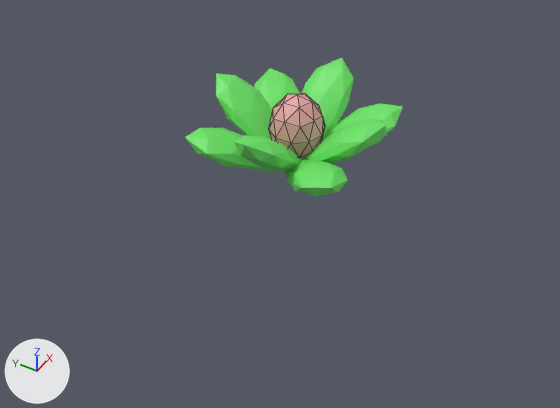
What one commit did to the Blender file static/assets/edit/garden-zeroed.blend.
Rendered twice from a 50 mm lens placed at (-9.24, -5.13, 7.56), pointed at (-0.63, -0.05, -0.39). The axes (+X, +Y, +Z) are drawn at lower left. The lights are the same throughout. Mesh edges are drawn as thin lines on the coarser meshes.

The first picture shows 'fruit_core', 'fruit_leaves'.
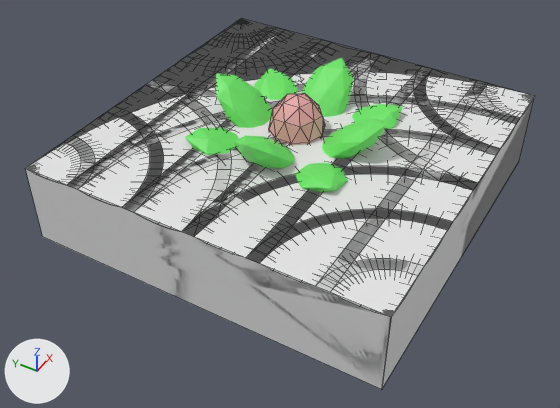
Pixel boxes (x1, y1, x2, y2) of what changed, in the pictures (560 x 408 px):
'sand_flat', shown
    after: (26, 19, 535, 356)
'sand_big_curve', shown
    after: (29, 19, 534, 389)
'sand_straight', shown
    after: (25, 28, 487, 388)
'sand_sml_curve', shown
    after: (65, 30, 534, 386)

Edits to the bpy script that builds the scene:
```text
Add mat_sand:
    mat_sand = principled_material('sand')
    mat_sand.base_color = (0.8, 0.8, 0.8)  # white #e7e7e7
Change me_cube_009:
    where me_cube_009.from_pydata(...)  # 8 vertices, 5 faces; spans x -1.0..1.0, y -1.0..1.0, z -0.68..0.69
    add me_cube_009.materials.append(mat_sand)  # white #e7e7e7
Change me_cube_011:
    where me_cube_011.from_pydata(...)  # 936 vertices, 877 faces; spans x -1.0..1.0, y -1.0..1.0, z -0.68..0.69
    add me_cube_011.materials.append(mat_sand)  # white #e7e7e7
Change me_cube_012:
    where me_cube_012.from_pydata(...)  # 575 vertices, 545 faces; spans x -1.0..1.0, y -1.0..1.0, z -0.68..0.69
    add me_cube_012.materials.append(mat_sand)  # white #e7e7e7
Change me_cube_001:
    where me_cube_001.from_pydata(...)  # 1208 vertices, 1194 faces; spans x -1.0..1.0, y -1.0..1.0, z -0.68..0.69
    add me_cube_001.materials.append(mat_sand)  # white #e7e7e7
Change ob_sand_flat:
    remove ob_sand_flat.hide_set(True)  # its collection is switched off
Change ob_sand_straight:
    remove ob_sand_straight.hide_set(True)  # its collection is switched off
Change ob_sand_big_curve:
    remove ob_sand_big_curve.hide_set(True)  # its collection is switched off
Change ob_sand_sml_curve:
    remove ob_sand_sml_curve.hide_set(True)  # its collection is switched off
```
